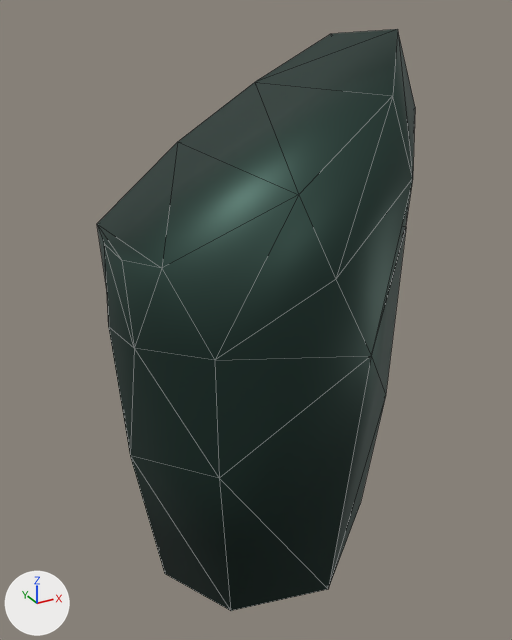
Two versions of the glTF model assets/models/character/marine/grave_marine_thigh_l.glb, one commit apart.
Rendered twice from a camera (50 mm lens) standing at (-0.426, -1.82, 4.634) and looking at (0.563, -0.023, 3.735). The lights are fixed; the arrows at lower left show +X, +Y and +Z. The picture after the commit comes second. Mesh edges are drawn as thin lines. Vertices at exactly the same position are counted once.

In view in the first picture: 'scythe_marine_thigh_l'.
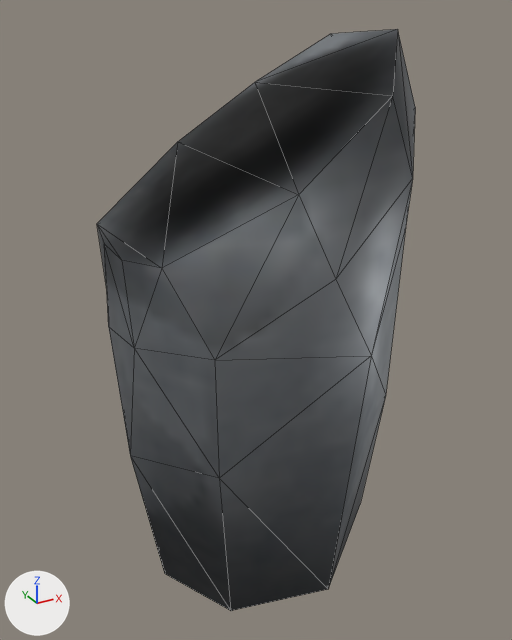
The newer file is also turned or shifted as a whole; pictures and numbers use the older file's frame.

Boxes [x1, y1, x2, y2] around the edits, measured in the pictures (512 x 640 px; the box of a moved part takes in the faces that stretch with it):
'scythe_marine_thigh_l', surface changed, reshaped
    both: [97, 29, 415, 611]
part 1 of me_cube_089, moved or reshaped
    before: [371, 227, 406, 394]
    after: [371, 228, 406, 394]
part 2 of me_cube_089, surface changed
    both: [97, 29, 415, 611]

The change, as a diff of the scene's bpy script:
```diff
--- a/assets/models/character/marine/grave_marine_thigh_l.glb.py
+++ b/assets/models/character/marine/grave_marine_thigh_l.glb.py
@@ img_scythe_marine_roughness @@
+img_scythe_marine_roughness = load_image('scythe_marine_roughness', '_unpacked/scythe_marine_roughness', 1024, 1024, 'Non-Color')
@@ img_scythe_marine_normal @@
+img_scythe_marine_normal = load_image('scythe_marine_normal', '_unpacked/scythe_marine_normal', 1024, 1024, 'Non-Color')
@@ img_scythe_marine @@
+img_scythe_marine = load_image('scythe_marine', '_unpacked/scythe_marine', 1024, 1024, 'sRGB')
@@ mat_scythe_marine_green_metal @@
 mat_scythe_marine_green_metal = bpy.data.materials.new('scythe_marine_green_metal')
-# nodes: BsdfPrincipled, OutputMaterial
-# colours: dark green #364d46
+# nodes: BsdfPrincipled, NormalMap, OutputMaterial, SeparateColor, TexImage x3
+# uses the picture img_scythe_marine
+# uses the picture img_scythe_marine_normal
+# uses the picture img_scythe_marine_roughness
@@ me_cube_089 @@
 # used by ob_scythe_marine_thigh_l; location = (0.528, 0.07, 4.772)
 # verts and faces of me_cube_089; kept vertices keep their numbers, new ones are numbered from 37
 # before: 20 (0.51, -0.21, -0.77) at pixel (405, 226), 21 (0.48, 0.07, -0.79), 24 (0.18, -0.5, -1.02) at pixel (371, 355), 27 (0.51, -0.21, -0.77) at pixel (406, 226), 28 (0.49, -0.21, -1.38) at pixel (385, 395)
 # before: 29 (0.47, 0.06, -1.4)
-me_cube_089.from_pydata(...)  # 37 vertices, 68 faces; spans x -0.42..0.51, y -0.52..0.32, z -1.89..-0.19
+me_cube_089.from_pydata(...)  # 36 vertices, 68 faces; spans x -0.42..0.51, y -0.52..0.32, z -1.89..-0.19
+# me_cube_089 part 1
+delete_vertices([27])  # with the faces that use them
+faces += [(20, 24, 28), (20, 28, 29), (20, 29, 21)]
+# me_cube_089 part 2: 65 kept faces spanning x -0.42..0.51, y -0.52..0.32, z -1.89..-0.19 get new texture (UV) coordinates
 me_cube_089.materials.append(mat_scythe_marine_green_metal)
```
